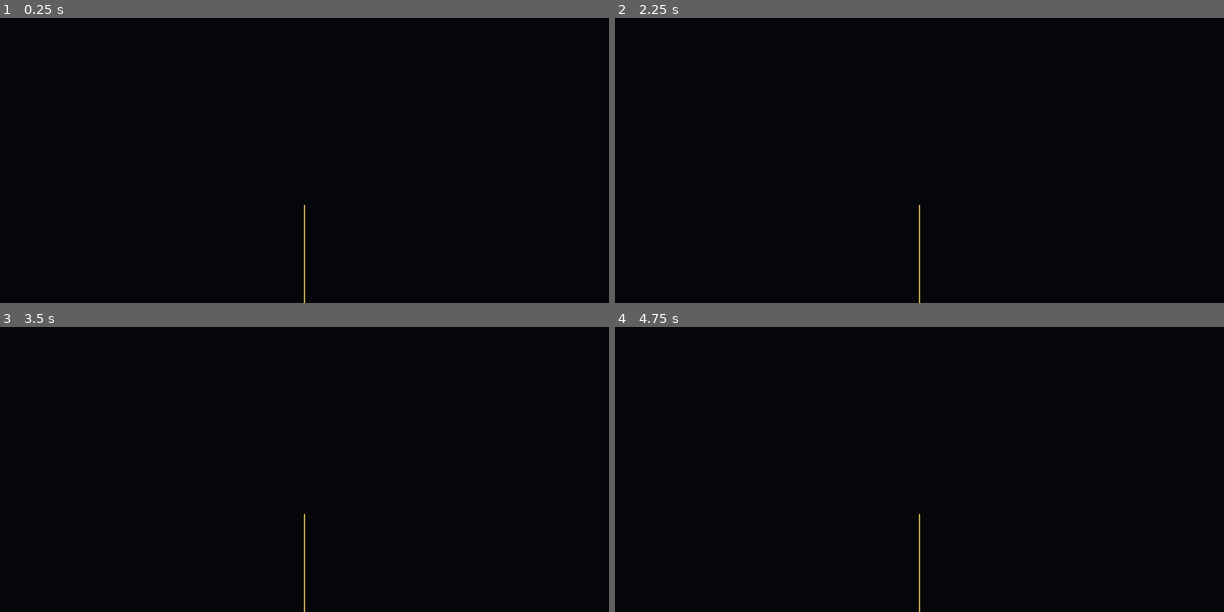
Above: before the commit, frames 1-4 (two rows, left to right).
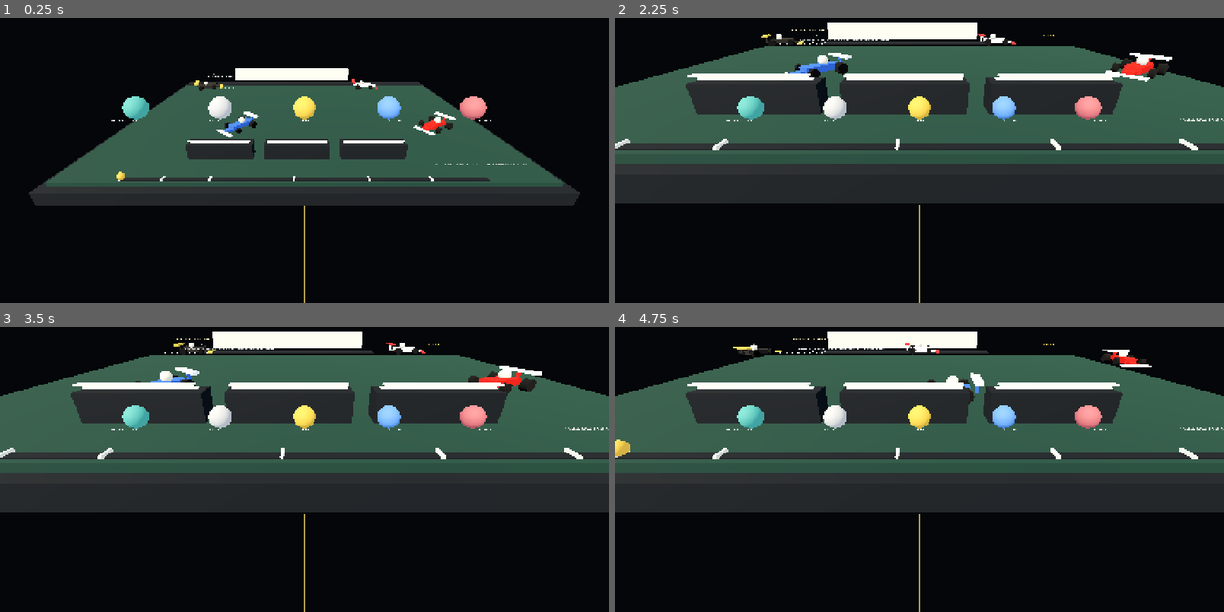
Above: after the commit, the same moments.

Repository: lasmith1689-sys/iphone-native-game-ports-public
Game: Godot game, scene res://scenes/main.tscn
The game is run twice, just before and just after one commit, with the same random seed, the same clock (stepped at 60 frames per second) and the same inputs.
Inputs:
- Up to frame 1 (0.25 s): no input
- Up to frame 2 (2.25 s): tap Enter at 0.5, 2 s; tap N at 0.6 s; tap Space at 0.77, 1.25, 1.52 s; tap P at 1.35 s; tap M at 2.1 s
- Up to frame 3 (3.5 s): tap Space at 2.75, 3.02 s; tap F at 2.85 s
- Up to frame 4 (4.75 s): tap Enter at 3.5 s; tap R at 3.6 s; tap Space at 3.77, 4.52 s; tap N at 4.35 s

The runs differ from the first frame. In frame 1, 30% of the frame differs, in the area x 4-96%, y 17-66%; in frame 2, 54%; in frame 3, 54%; in frame 4, 54%, in the area x 0-100%, y 1-66%.
Error before the commit: Parse Error: Cannot infer the type of "u" variable because the value doesn't have a set type. (res://scripts/track.gd:35)

Commit message:
Quest3: fix GDScript type and initialize Android export SDK in public CI

Diff:
--- a/GrandPrixTimeMachine_Quest3_Godot/scripts/track.gd
+++ b/GrandPrixTimeMachine_Quest3_Godot/scripts/track.gd
@@ -32,7 +32,7 @@
 func _raw_position(t: float) -> Vector3:
     var x := fposmod(t, 1.0) * float(CONTROLS.size())
     var i := int(floor(x))
-    var u := x - floor(x)
+    var u: float = x - floor(x)
     var n := CONTROLS.size()
     var a: Vector2 = CONTROLS[(i - 1 + n) % n]
     var b: Vector2 = CONTROLS[i % n]
Not shown, changed: .github/workflows/grand-prix-quest3.yml
